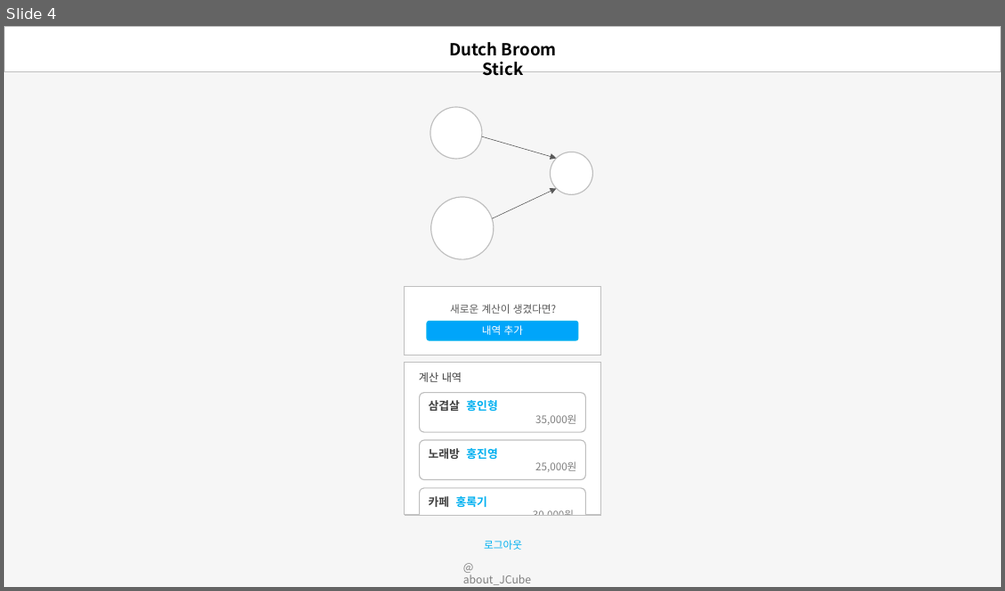
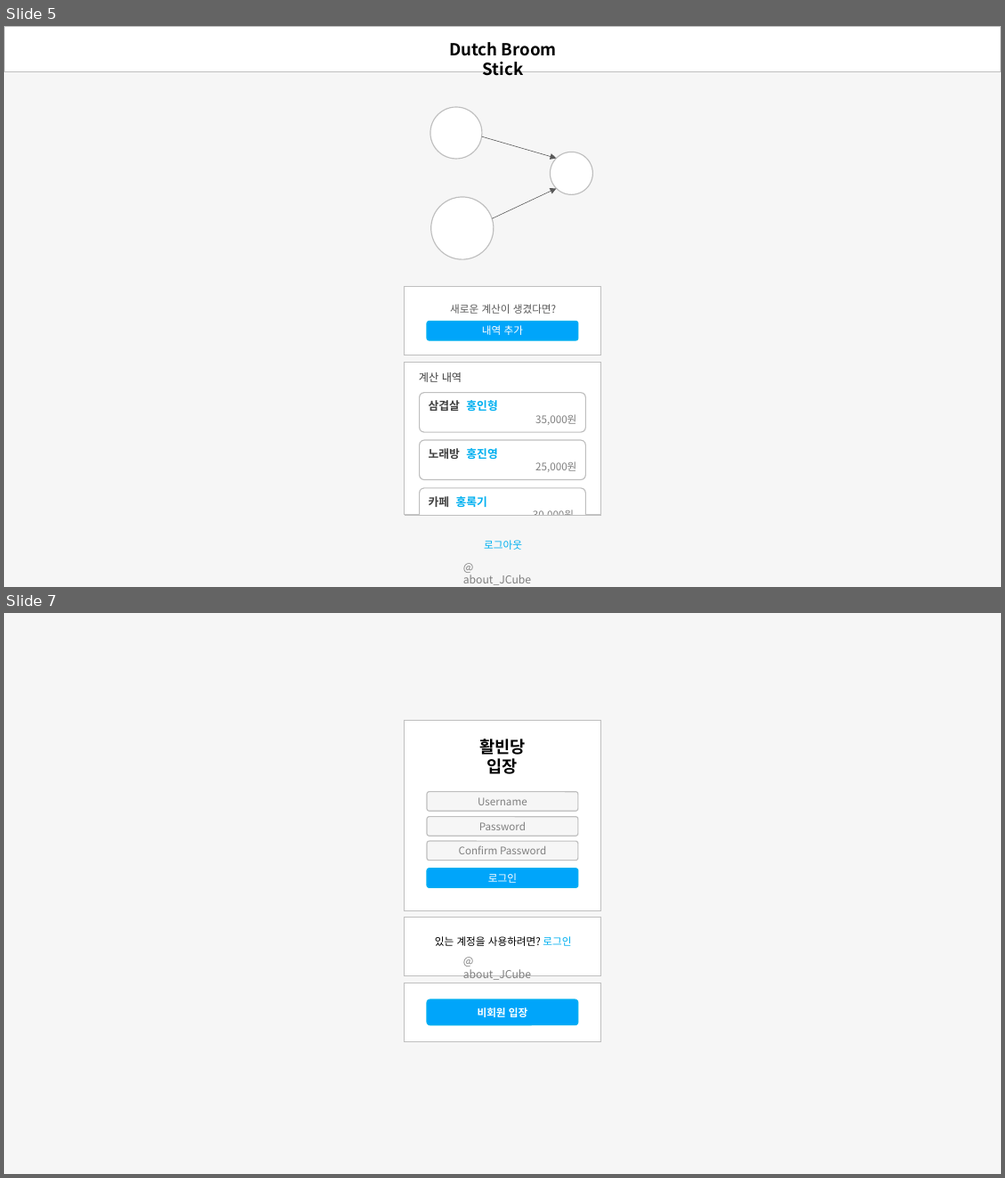
Before and after one commit to jtjun/DutchBroomstick, a slide deck: Documents/Design_Demo.pptx. Shown one above the other, each under a label of ours: slide 4 before the commit, slides 5 and 7 after it; the slides between them are not shown. The pictures are 1005x591 and 1005x1178 pixels, drawn with LibreOffice and Linux fonts; fonts in the diff are those of the drawing. Boxes give left, top, right and bottom in pixels: in the first picture for what was removed or moved away, otherwise in the second. Text is boxed around its words. In the diff, an @@ line names an element or a change of style, - is before the commit and + after.

```diff
--- a/Documents/Design_Demo.pptx
+++ b/Documents/Design_Demo.pptx
@@ slide 7 added at (x1=4, y1=613, x2=1001, y2=1174), background #F6F6F6 @@
@@ rectangle added at (x1=404, y1=720, x2=600, y2=910), fill #FFFFFF, outline #BFBFBF 1 pt @@
@@ text added at (x1=479, y1=738, x2=525, y2=774), 16 pt, text #000000, bold @@
+활빈당
+입장
@@ rounded rectangle added at (x1=428, y1=792, x2=578, y2=811), fill #F6F6F6, outline #BFBFBF 1 pt, 10 pt, text #808080 @@
+Username
@@ rounded rectangle added at (x1=428, y1=817, x2=578, y2=835), fill #F6F6F6, outline #BFBFBF 1 pt, 10 pt, text #808080 @@
+Password
@@ rounded rectangle added at (x1=428, y1=841, x2=578, y2=860), fill #F6F6F6, outline #BFBFBF 1 pt, 10 pt, text #808080 @@
+Confirm Password
@@ rounded rectangle added at (x1=428, y1=868, x2=578, y2=887), fill #00A5FA, outline #00B0F0 1 pt, 10 pt, text #FFFFFF @@
+로그인
@@ rectangle added at (x1=404, y1=916, x2=600, y2=976), fill #FFFFFF, outline #BFBFBF 1 pt @@
@@ text added at (x1=435, y1=936, x2=571, y2=946), 10 pt, text #000000 @@
+있는 계정을 사용하려면? 로그인
@@ rectangle added at (x1=404, y1=982, x2=600, y2=1041), fill #FFFFFF, outline #BFBFBF 1 pt @@
@@ text added at (x1=463, y1=969, x2=531, y2=980), 10.5 pt, text #808080 @@
+@ about_JCube
@@ rounded rectangle added at (x1=428, y1=999, x2=578, y2=1025), fill #00A5FA, outline #00B0F0 1 pt, 10 pt, text #FFFFFF, bold @@
+비회원 입장
@@ what was slide 4 is now slide 5 @@
```
Also in this commit, not shown: 3 other slides added, 1 other file.
